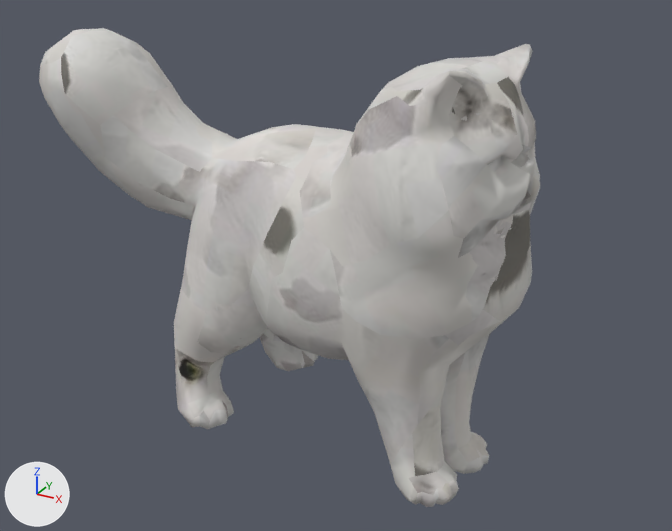
The glTF model assets/models/cats/SNOWBELCAT-lo.glb as it was, and as the next commit left it.
Both versions are drawn from a camera (50 mm lens) standing at (1.09, -1.805, 1.348) and looking at (0.088, 0.017, 0.438). The axes (+X, +Y, +Z) are drawn at lower left. The lights are the same throughout. The older version comes first. Vertices at exactly the same position are counted once.
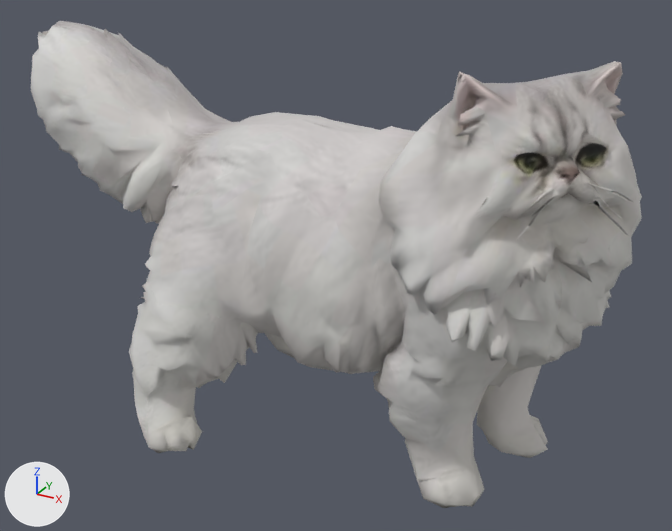
ob_fit is not drawn itself; it is the parent of ob_material.

The change, as a list of edits to the scene's bpy script:
```text
Add mat_tripo_material_b4e6347b_b5c6_4c41_b260_4b6d64957a70:
    mat_tripo_material_b4e6347b_b5c6_4c41_b260_4b6d64957a70 = bpy.data.materials.new('tripo_material_b4e6347b-b5c6-4c41-b260-4b6d64957a70')
    # uses the picture img_image_0
Change me_mesh_0:
    used by ob_mesh_0; parent = ob_material; location = (-0.246, 0.805, -0.506); scale = (0.000058, 0.000058, 0.000058)
    remove me_mesh_0.from_pydata(...)  # 2460 vertices, 4917 faces; spans x 0.0..8301.0, y -13839.0..0.0, z 0.0..16383.0
    remove me_mesh_0.materials.append(mat_material_001)
    add me_mesh_0.from_pydata(...)  # 2015 vertices, 4020 faces; spans x 0.0..7282.0, y -16383.0..0.0, z 0.0..10351.0
    me_mesh_0 part 1: the loose piece of 2031 vertices spanning x 0.0..8301.0, y -13839.0..0.0, z 0.0..16383.0 is rebuilt with 2015 vertices and now spans x 0.0..7282.0, y -16383.0..0.0, z 0.0..10351.0, in mat_tripo_material_b4e6347b_b5c6_4c41_b260_4b6d64957a70
    other edits to the shape of me_mesh_0 do not show in these pictures
    add me_mesh_0.materials.append(mat_tripo_material_b4e6347b_b5c6_4c41_b260_4b6d64957a70)
Change ob_fit:
    ob_fit.location: (0.049, -0.0363, 0.0) -> (-0.000845, 0.00334, 0.5)
    ob_fit.rotation_euler: (0.0, 0.0, 1.438) -> (0.0, 0.0, -1.552)  # degrees (0, 0, 82) -> degrees (0, 0, -89)
    ob_fit.scale: (1.24, 1.24, 1.24) -> (1.57, 1.57, 1.57)
Change ob_mesh_0:
    ob_mesh_0.parent: ob_material -> ob_tripo_node_b4e6347b_b5c6_4c41_b260_4b6d64957a70
    ob_mesh_0.location: (-0.246, 0.805, -0.506) -> (-0.22, 0.495, -0.316)
    ob_mesh_0.scale: (0.000058, 0.000058, 0.000058) -> (0.0000607, 0.0000607, 0.0000607)
Add ob_tripo_node_b4e6347b_b5c6_4c41_b260_4b6d64957a70:
    ob_tripo_node_b4e6347b_b5c6_4c41_b260_4b6d64957a70 = bpy.data.objects.new('tripo_node_b4e6347b-b5c6-4c41-b260-4b6d64957a70', None)
    ob_tripo_node_b4e6347b_b5c6_4c41_b260_4b6d64957a70.parent = ob_fit
    ob_tripo_node_b4e6347b_b5c6_4c41_b260_4b6d64957a70.location = (0.0, 0.0, 0.0)
```

Location of each change, [x1, y1, x2, y2] in pixels of the pictures (672 x 531 px):
'Mesh_0', reshaped, moved, turned, rescaled: before [39, 28, 540, 507]; after [31, 21, 642, 508]
